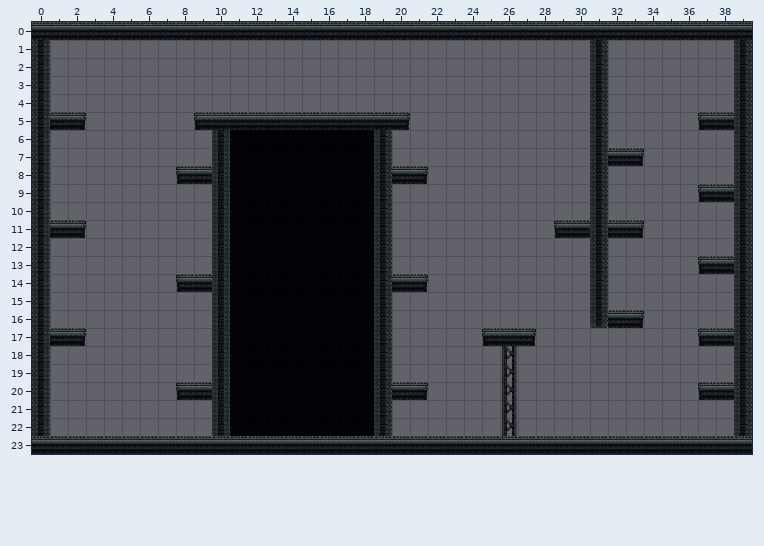
Level history. Tiled map (JSON): data/maps/5.tmj. The picture above was drawn from the file before the commit.
Cells are 32x32 px. Shown: x 0..39, y 0..23.
The result:
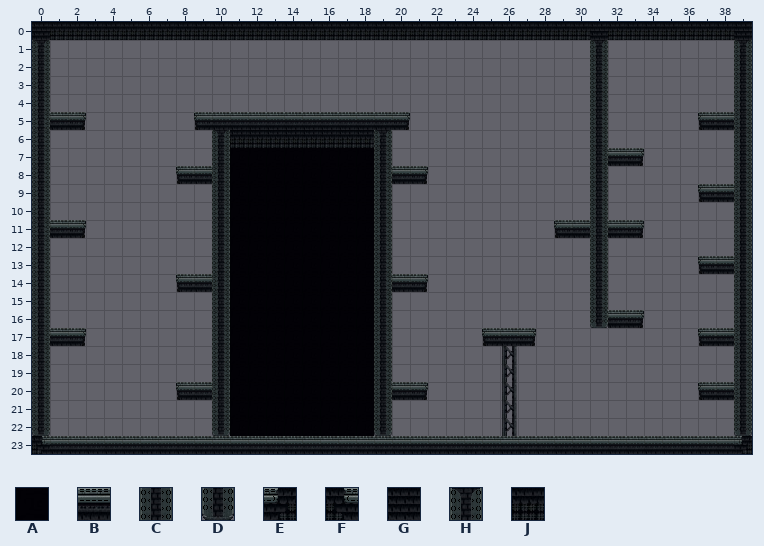
Key: from "test": A 0 "black", B 3 "top2", C 6 "wall1", D 7 "wall_bottom", E 15 "connection_right", F 16 "connection_left", G 17 "center_tile", H 19 "wall_below_top", J 20 "roof_tile".
_ is an empty cell.
Tiles replaced or removed in this view: A, B, C.
What changed:
Changed rows in their new state; . is an unchanged cell.
Layer "Foreground":
first column x 0:
22 D
Layer "Solid":
first column x 0:
 0 GJJJJJJJJJJJJJJJJJJJJJJJJJJJJJJGJJJJJJJG
 1 H..............................H.......H
first column x 10:
 6 HJJJJJJJJH
first column x 0:
22 ..........D........D...................D
23 F......................................E
Pixel boxes of the changes (left, top, right, bottom) in both pictures:
changed: (32, 22, 752, 46)
changed: (213, 130, 391, 148)
changed: (32, 418, 50, 454)
changed: (212, 418, 230, 436)
changed: (374, 418, 392, 436)
changed: (734, 418, 752, 454)
